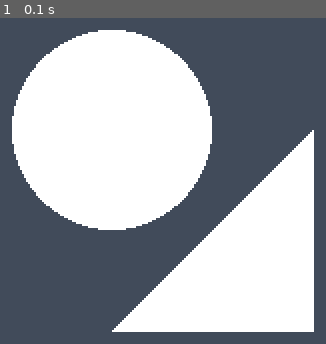
Above: before the commit, frame 1.
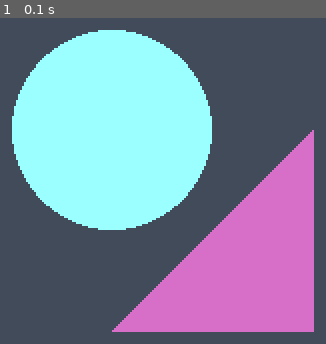
Above: after the commit, the same moment.

Repository: bhawesh2002/learning_path_to_PyGame
Game: pygame game, started from Screen and display/display.py
The game is run twice, just before and just after one commit, with the same random seed, the same clock (stepped at 60 frames per second) and the same inputs.
Inputs:
- Up to frame 1 (0.1 s): no input

The runs differ from the first frame. In frame 1, 49% of the frame differs, in the area x 3-97%, y 3-97%.

Commit message:
change the colors of the shapes

Diff:
--- a/Screen and display/display.py
+++ b/Screen and display/display.py
@@ -19,8 +19,8 @@
 
 
 def draw_screen():
-    gola = pygame.draw.circle(window, (255, 255, 255), (400, 300), 50)
-    tricone = pygame.draw.polygon(window, (255, 255, 255), ((500, 300), (400, 400), (500, 400)))
+    gola = pygame.draw.circle(window, (155, 255, 255), (400, 300), 50)
+    tricone = pygame.draw.polygon(window, (215, 110, 200), ((500, 300), (400, 400), (500, 400)))
 
 
 def main():
